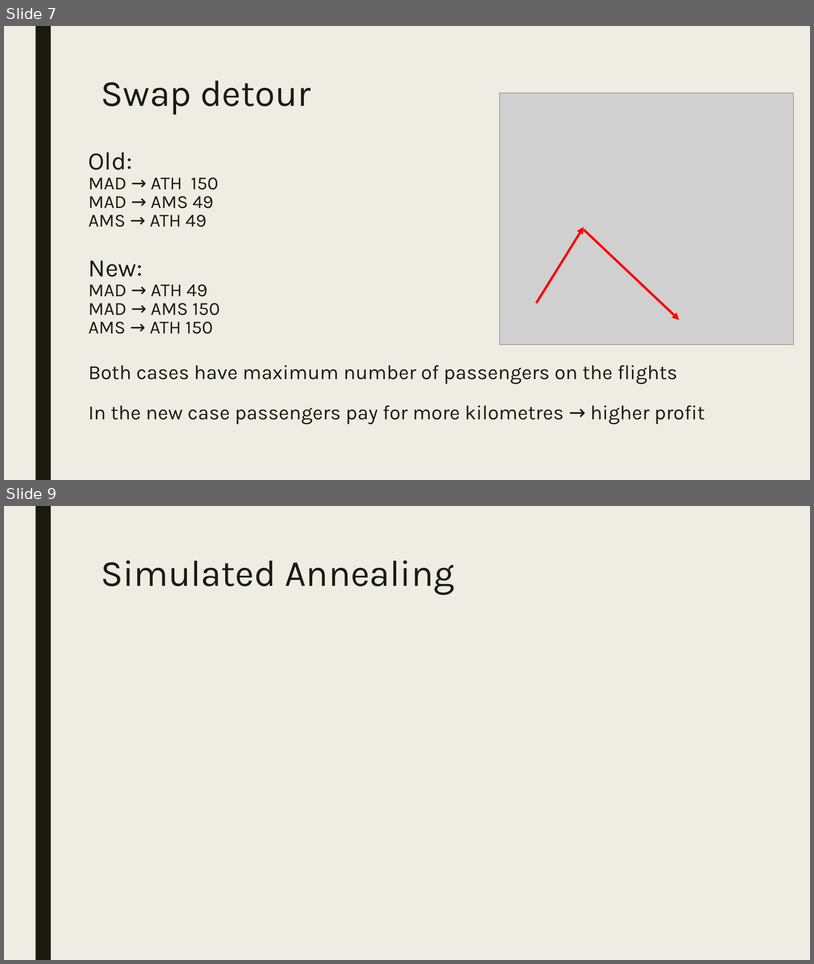
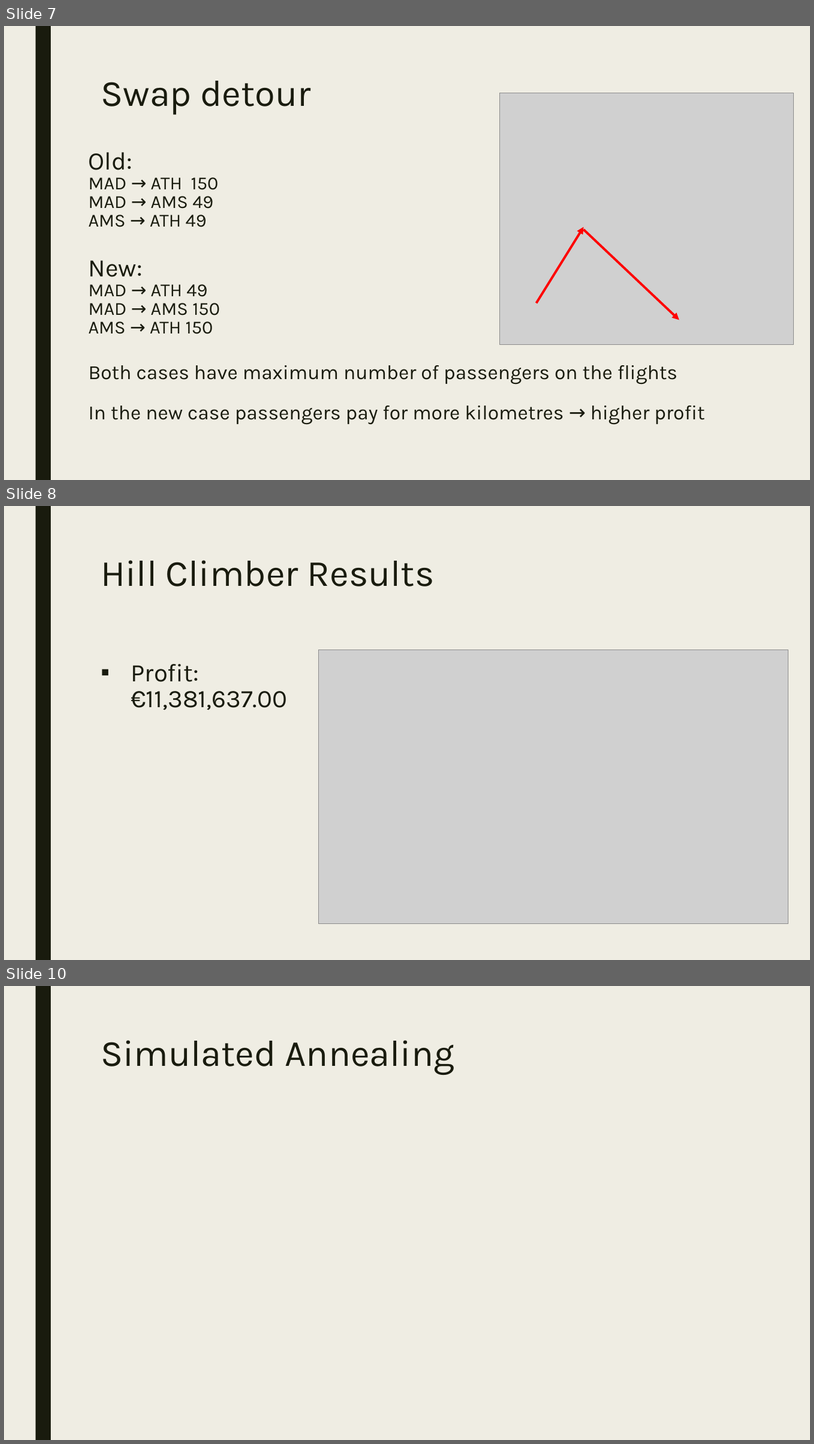
Before and after one commit to WouterDuijn/heuristic, a slide deck: doc/Mokum Airways.pptx. Shown one above the other, each under a label of ours: slides 7 and 9 before the commit, slides 7, 8 and 10 after it; the slides between them are not shown. The pictures are 814x964 and 814x1444 pixels, drawn with LibreOffice and Linux fonts; fonts in the diff are those of the drawing; grey boxes stand for pictures. Boxes give left, top, right and bottom in pixels: in the first picture for what was removed or moved away, otherwise in the second. Text is boxed around its words. In the diff, an @@ line names an element or a change of style, - is before the commit and + after.

```diff
--- a/doc/Mokum Airways.pptx
+++ b/doc/Mokum Airways.pptx
@@ slide 8 added at [4, 506, 810, 960], background #EFEDE3; not listed: 1 template element that a slide beside it also shows @@
@@ title added at [101, 560, 435, 586], 44 pt, text #191B0E @@
+Hill Climber Results
@@ text added at [131, 664, 287, 710], 30 pt, text #191B0E @@
+▪ Profit:
+€11,381,637.00
@@ picture added at [318, 650, 789, 924] @@
@@ what was slide 9 is now slide 10 @@
```
Also in this commit, not shown: 5 slides changed, 1 other slide added.
